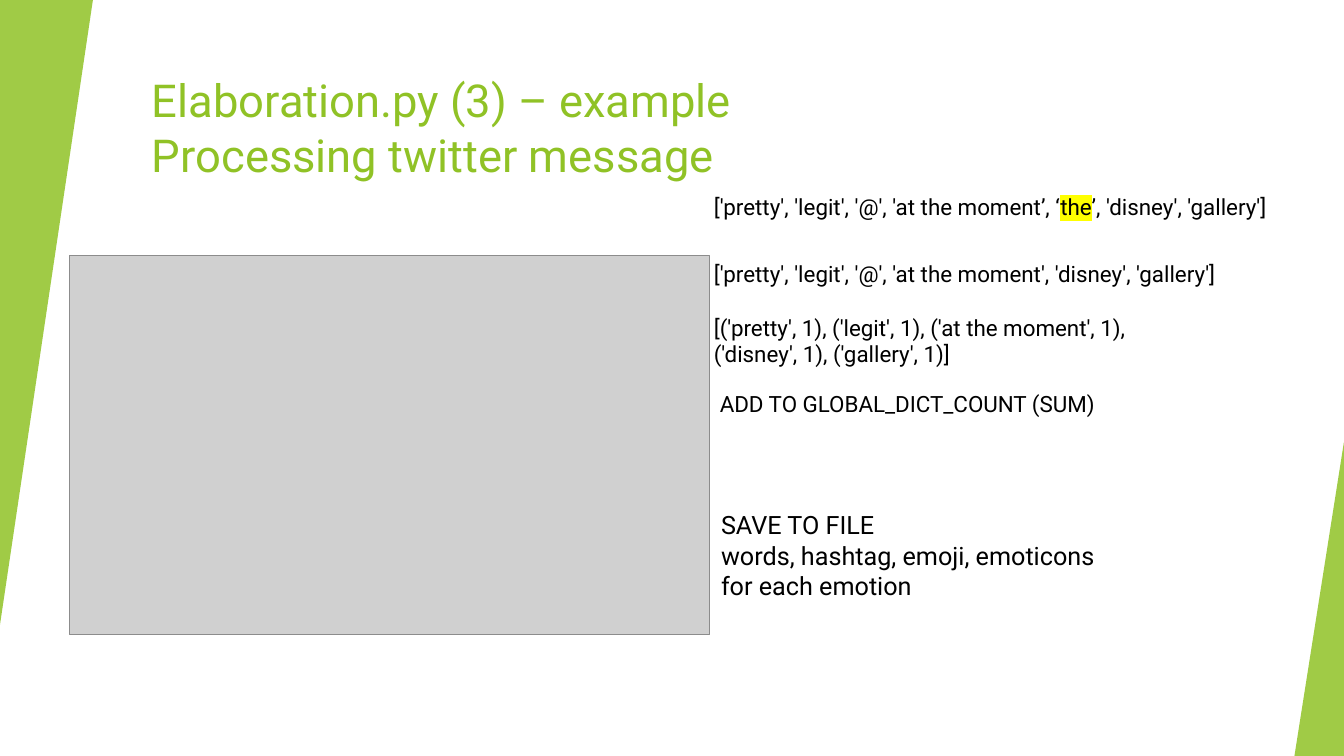
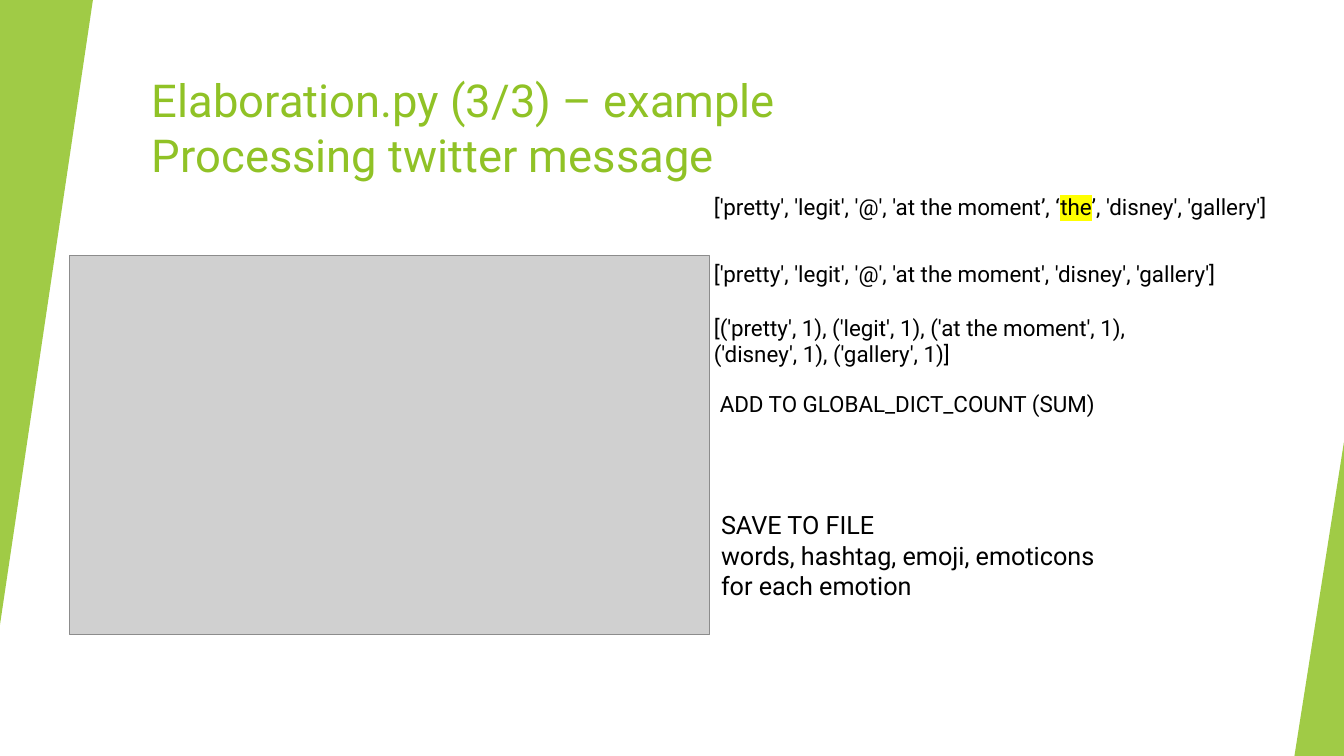
Before and after one commit to lucaMari94/mongodb-sentiment-analysis, a slide deck: slide 14 of silde/slide.pptx. Drawn at 1344x756 pixels with LibreOffice and Linux fonts; fonts in the diff are those of the drawing; grey boxes stand for pictures. Boxes give left, top, right and bottom in pixels: in the first picture for what was removed or moved away, otherwise in the second. Text is boxed around its words. In the diff, an @@ line names an element or a change of style, - is before the commit and + after.

```diff
--- a/silde/slide.pptx
+++ b/silde/slide.pptx
@@ title at (152, 81, 775, 182): text changed @@
-Elaboration.py (3) – example
-Processing twitter message
+Elaboration.py (3/3) – example
+Processing twitter message
```
Also in this commit, not shown: 15 other slides changed, 1 slide added, 1 other file.
